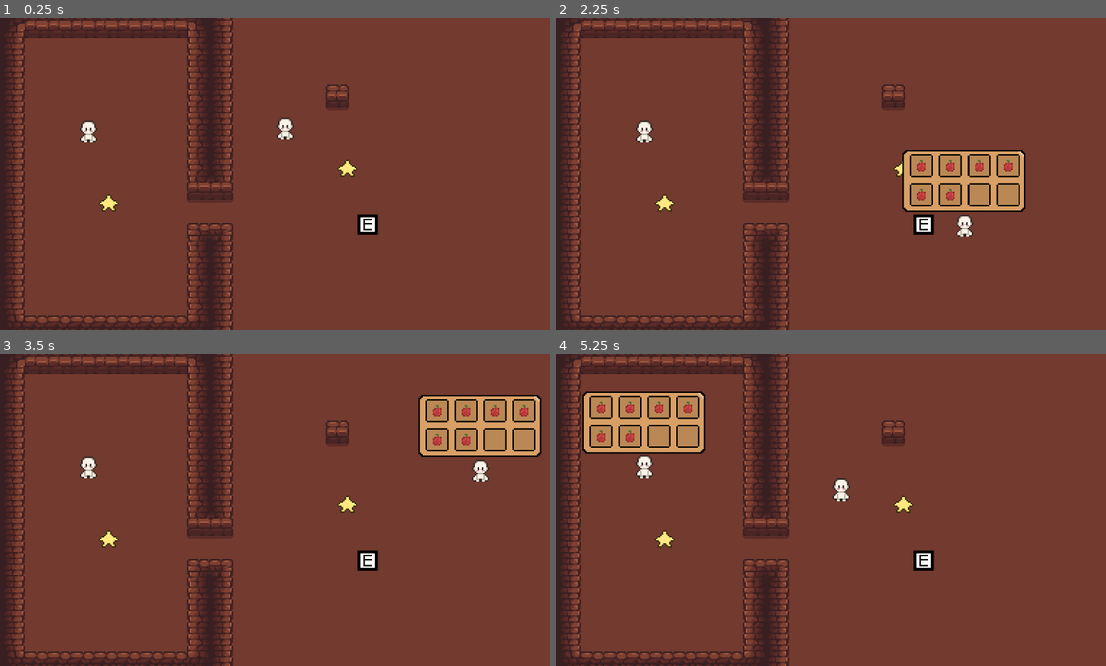
Above: before the commit, frames 1-4 (two rows, left to right).
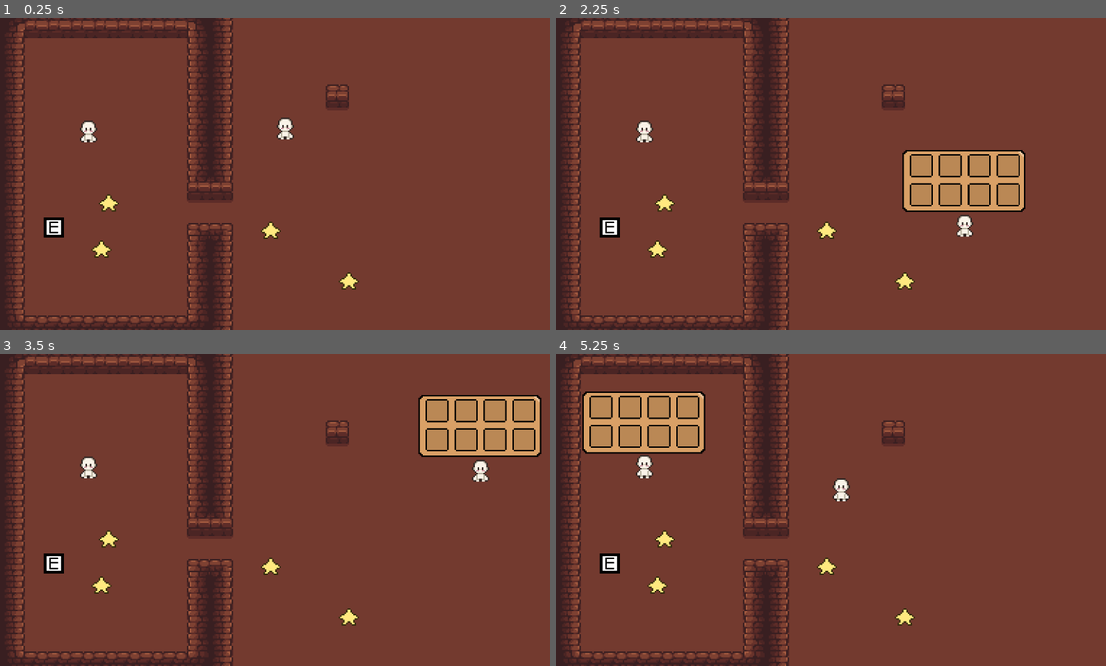
Above: after the commit, the same moments.

Repository: AlexBaam/FII_Code_2026
Game: Godot game, scene res://Scenes/Main.tscn
The game is run twice, just before and just after one commit, with the same random seed, the same clock (stepped at 60 frames per second) and the same inputs.
Inputs:
- Up to frame 1 (0.25 s): no input
- Up to frame 2 (2.25 s): hold Right (ui_right) 0.53-1.28 s; tap Q (q) at 0.6, 1.35 s; hold Down (ui_down) 1.28-2.03 s; hold Right (ui_right) from 2.03 s (still down); tap / (slash) at 2.1 s
- Up to frame 3 (3.5 s): tap Q (q) at 2.3, 2.85 s; release Right (ui_right) at 2.78 s; hold Up (ui_up) from 2.78 s (still down)
- Up to frame 4 (5.25 s): release Up (ui_up) at 3.53 s; hold Left (ui_left) 3.53-5.03 s; tap Q (q) at 3.6, 4.55, 5.1 s; tap / (slash) at 4.35 s; hold Down (ui_down) from 5.03 s (still down)

The runs differ from the first frame. In frame 1, 1.0% of the frame differs, in the area x 7-69%, y 45-88%; in frame 2, 1.2%; in frame 3, 1.2%, in the area x 7-97%, y 16-88%; in frame 4, 1.2%.

Commit message:
sistem de inventar cu colectat aproape terminat , mai lipseste o optiune de drop si de depozitat , si de asemenea inventarul mai limitat al playerului 1

Diff:
--- /dev/null
+++ b/co-op-game/Inv_slot.gd
@@ -0,0 +1,6 @@
+extends Resource
+
+class_name InvSlot
+
+@export var item: InvItem
+@export var amount: int
--- a/co-op-game/Scenes/Main.tscn
+++ b/co-op-game/Scenes/Main.tscn
@@ -5,6 +5,7 @@
 [ext_resource type="Texture2D" uid="uid://81ghnpck7hhd" path="res://assets/tilesets/Jose Javier (SnowHex) - All Tiles Free Ver..png" id="3_sugp2"]
 [ext_resource type="PackedScene" uid="uid://b8ugyeaibuslt" path="res://Scenes/star.tscn" id="4_jyhfs"]
 [ext_resource type="PackedScene" uid="uid://wy127ak6ebt" path="res://Scenes/enemy.tscn" id="5_tbgi4"]
+[ext_resource type="PackedScene" uid="uid://5i7uwctrgajn" path="res://inventory/template_collectable.tscn" id="6_v1gob"]
 
 [sub_resource type="TileSetAtlasSource" id="TileSetAtlasSource_jyhfs"]
 texture = ExtResource("3_sugp2")
@@ -88,7 +89,7 @@
 [node name="CollectableStars" type="Node" parent="." unique_id=753329485]
 
 [node name="Star" parent="CollectableStars" unique_id=151198979 instance=ExtResource("4_jyhfs")]
-position = Vector2(245, 105)
+position = Vector2(75, 161)
 
 [node name="Star2" parent="CollectableStars" unique_id=636339396 instance=ExtResource("4_jyhfs")]
 position = Vector2(80, 129)
@@ -102,4 +103,10 @@
 position = Vector2(202, 84)
 
 [node name="Enemy" parent="." unique_id=516751529 instance=ExtResource("5_tbgi4")]
-position = Vector2(259, 143)
+position = Vector2(42, 145)
+
+[node name="template_collectable3" parent="." unique_id=1200466961 instance=ExtResource("6_v1gob")]
+position = Vector2(246, 182)
+
+[node name="template_collectable2" parent="." unique_id=2107119546 instance=ExtResource("6_v1gob")]
+position = Vector2(192, 147)
--- a/co-op-game/Scenes/inventory_manager.gd
+++ b/co-op-game/Scenes/inventory_manager.gd
@@ -12,3 +12,7 @@
 # Called every frame. 'delta' is the elapsed time since the previous frame.
 func _process(delta: float) -> void:
 	pass
+
+
+func collect(item):
+	inv.insert(item)
--- a/co-op-game/inventory.gd
+++ b/co-op-game/inventory.gd
@@ -2,4 +2,17 @@
 
 class_name Inv
 
-@export var items: Array[InvItem]
+signal update
+
+@export var slots: Array[InvSlot]
+
+func insert(item: InvItem):
+	var itemslots = slots.filter(func(slot): return slot.item == item)
+	if !itemslots.is_empty():
+		itemslots[0].amount += 1
+	else:
+		var emptyslots = slots.filter(func(slot): return slot.item == null)
+		if !emptyslots.is_empty():
+			emptyslots[0].item = item
+			emptyslots[0].amount = 1
+	update.emit()
--- a/co-op-game/inventory/Inv_UI.gd
+++ b/co-op-game/inventory/Inv_UI.gd
@@ -1,20 +1,18 @@
 extends Control
 
-@onready var inv1: Inv = preload("res://inventory/player1inv.tres")
 @onready var inv2: Inv = preload("res://inventory/player2inv.tres")
 @onready var slots: Array = $NinePatchRect/GridContainer.get_children()
 
 var is_open = false
 
 func _ready():
+	inv2.update.connect(update_slots)
 	update_slots()
 	close()
 
 func update_slots():
-	for i in range(min(inv1.items.size(), slots.size())):
-		slots[i].update(inv1.items[i])
-	for j in range(min(inv2.items.size(), slots.size())):
-		slots[j].update(inv2.items[j])
+	for j in range(min(inv2.slots.size(), slots.size())):
+		slots[j].update(inv2.slots[j])
 
 func _process(delta):
 	if Input.is_action_just_pressed("q") and get_parent().name=='Player1':
--- a/co-op-game/inventory/inv_ui_slot.gd
+++ b/co-op-game/inventory/inv_ui_slot.gd
@@ -1,10 +1,17 @@
 extends Panel
 
 @onready var item_visual: Sprite2D = $CenterContainer/Panel/item_display
+@onready var amount_text: Label = $CenterContainer/Panel/Label
 
-func update(item: InvItem):
-	if item:
+func update(slot: InvSlot):
+	if not slot or not slot.item:
+		item_visual.visible = false
+		amount_text.visible = false
+	else:
 		item_visual.visible = true
-		item_visual.texture = item.texture
-	else:
-		item_visual.visible = false
+		item_visual.texture = slot.item.texture
+		if slot.amount > 1:
+			amount_text.visible = true
+		else:
+			amount_text.visible = false
+		amount_text.text = str(slot.amount)
--- a/co-op-game/inventory/inv_ui_slot.tscn
+++ b/co-op-game/inventory/inv_ui_slot.tscn
@@ -24,3 +24,14 @@
 layout_mode = 2
 
 [node name="item_display" type="Sprite2D" parent="CenterContainer/Panel" unique_id=1696429527]
+
+[node name="Label" type="Label" parent="CenterContainer/Panel" unique_id=1818837088]
+custom_minimum_size = Vector2(19, 23)
+layout_mode = 0
+offset_left = -2.0
+offset_top = -2.0
+offset_right = 17.0
+offset_bottom = 21.0
+scale = Vector2(0.5, 0.5)
+text = "22"
+horizontal_alignment = 1
--- /dev/null
+++ b/co-op-game/inventory/items/template.tres
@@ -0,0 +1,10 @@
+[gd_resource type="Resource" script_class="InvItem" format=3 uid="uid://cgfhbb3wfo6ij"]
+
+[ext_resource type="Script" uid="uid://b6jay7y7wd68e" path="res://inventory/inventory_item.gd" id="1_5evij"]
+[ext_resource type="Texture2D" uid="uid://dvyhd8vs40wyv" path="res://assets/sprites/CollectableStar.png" id="2_fj4os"]
+
+[resource]
+script = ExtResource("1_5evij")
+name = "template"
+texture = ExtResource("2_fj4os")
+metadata/_custom_type_script = "uid://b6jay7y7wd68e"
--- a/co-op-game/inventory/player2inv.tres
+++ b/co-op-game/inventory/player2inv.tres
@@ -1,10 +1,41 @@
 [gd_resource type="Resource" script_class="Inv" format=3 uid="uid://x6cnykjlai6p"]
 
-[ext_resource type="Script" uid="uid://b6jay7y7wd68e" path="res://inventory/inventory_item.gd" id="1_mhbeo"]
-[ext_resource type="Resource" uid="uid://cwlpbj5t6q7ux" path="res://inventory/items/apple.tres" id="2_6duu4"]
+[ext_resource type="Script" uid="uid://dv58mxfhlx7s7" path="res://Inv_slot.gd" id="2_mhbeo"]
 [ext_resource type="Script" uid="uid://rgeoamqd6ljh" path="res://inventory.gd" id="3_n8wxl"]
+
+[sub_resource type="Resource" id="Resource_y16pe"]
+script = ExtResource("2_mhbeo")
+metadata/_custom_type_script = "uid://dv58mxfhlx7s7"
+
+[sub_resource type="Resource" id="Resource_mhbeo"]
+script = ExtResource("2_mhbeo")
+metadata/_custom_type_script = "uid://dv58mxfhlx7s7"
+
+[sub_resource type="Resource" id="Resource_6duu4"]
+script = ExtResource("2_mhbeo")
+metadata/_custom_type_script = "uid://dv58mxfhlx7s7"
+
+[sub_resource type="Resource" id="Resource_n8wxl"]
+script = ExtResource("2_mhbeo")
+metadata/_custom_type_script = "uid://dv58mxfhlx7s7"
+
+[sub_resource type="Resource" id="Resource_28g8l"]
+script = ExtResource("2_mhbeo")
+metadata/_custom_type_script = "uid://dv58mxfhlx7s7"
+
+[sub_resource type="Resource" id="Resource_vyxtj"]
+script = ExtResource("2_mhbeo")
+metadata/_custom_type_script = "uid://dv58mxfhlx7s7"
+
+[sub_resource type="Resource" id="Resource_cc2xa"]
+script = ExtResource("2_mhbeo")
+metadata/_custom_type_script = "uid://dv58mxfhlx7s7"
+
+[sub_resource type="Resource" id="Resource_tg1v1"]
+script = ExtResource("2_mhbeo")
+metadata/_custom_type_script = "uid://dv58mxfhlx7s7"
 
 [resource]
 script = ExtResource("3_n8wxl")
-items = Array[ExtResource("1_mhbeo")]([ExtResource("2_6duu4"), ExtResource("2_6duu4"), ExtResource("2_6duu4"), ExtResource("2_6duu4"), ExtResource("2_6duu4"), ExtResource("2_6duu4"), null, null])
+slots = Array[ExtResource("2_mhbeo")]([SubResource("Resource_y16pe"), SubResource("Resource_mhbeo"), SubResource("Resource_6duu4"), SubResource("Resource_n8wxl"), SubResource("Resource_28g8l"), SubResource("Resource_vyxtj"), SubResource("Resource_cc2xa"), SubResource("Resource_tg1v1")])
 metadata/_custom_type_script = "uid://rgeoamqd6ljh"
--- /dev/null
+++ b/co-op-game/inventory/template_collectable.tscn
@@ -0,0 +1,22 @@
+[gd_scene format=3 uid="uid://5i7uwctrgajn"]
+
+[ext_resource type="Script" uid="uid://vdjs3nk3ku4q" path="res://template_collectable.gd" id="1_omjc6"]
+[ext_resource type="Resource" uid="uid://cgfhbb3wfo6ij" path="res://inventory/items/template.tres" id="2_buq62"]
+[ext_resource type="Texture2D" uid="uid://dvyhd8vs40wyv" path="res://assets/sprites/CollectableStar.png" id="3_a5273"]
+
+[sub_resource type="CircleShape2D" id="CircleShape2D_5rkpy"]
+radius = 19.0
+
+[node name="template_collectable" type="StaticBody2D" unique_id=1200466961]
+script = ExtResource("1_omjc6")
+item = ExtResource("2_buq62")
+
+[node name="Sprite2D" type="Sprite2D" parent="." unique_id=48027569]
+texture = ExtResource("3_a5273")
+
+[node name="interactable_area" type="Area2D" parent="." unique_id=217982661]
+
+[node name="CollisionShape2D" type="CollisionShape2D" parent="interactable_area" unique_id=936404868]
+shape = SubResource("CircleShape2D_5rkpy")
+
+[connection signal="body_entered" from="interactable_area" to="." method="_on_interactable_area_body_entered"]
--- a/co-op-game/scenes/player2.tscn
+++ b/co-op-game/scenes/player2.tscn
@@ -46,7 +46,6 @@
 size = Vector2(8, 15)
 
 [node name="Player2" type="CharacterBody2D" unique_id=1390974414]
-collision_layer = 2
 
 [node name="AnimatedSprite2D" type="AnimatedSprite2D" parent="." unique_id=1011887835]
 position = Vector2(0, -10)
--- /dev/null
+++ b/co-op-game/template_collectable.gd
@@ -0,0 +1,16 @@
+extends StaticBody2D
+
+@export var item: InvItem
+var player = null
+
+func _on_interactable_area_body_entered(body):
+	if body.name == "Player2":
+		player = body
+		playercollect()
+		await get_tree().create_timer(0.1).timeout
+		self.queue_free()
+
+func playercollect():
+	var inv_manager = player.get_node("InventoryManager")
+	if inv_manager:
+		inv_manager.collect(item)
Not shown, added: co-op-game/Inv_slot.gd.uid
Not shown, added: co-op-game/template_collectable.gd.uid
